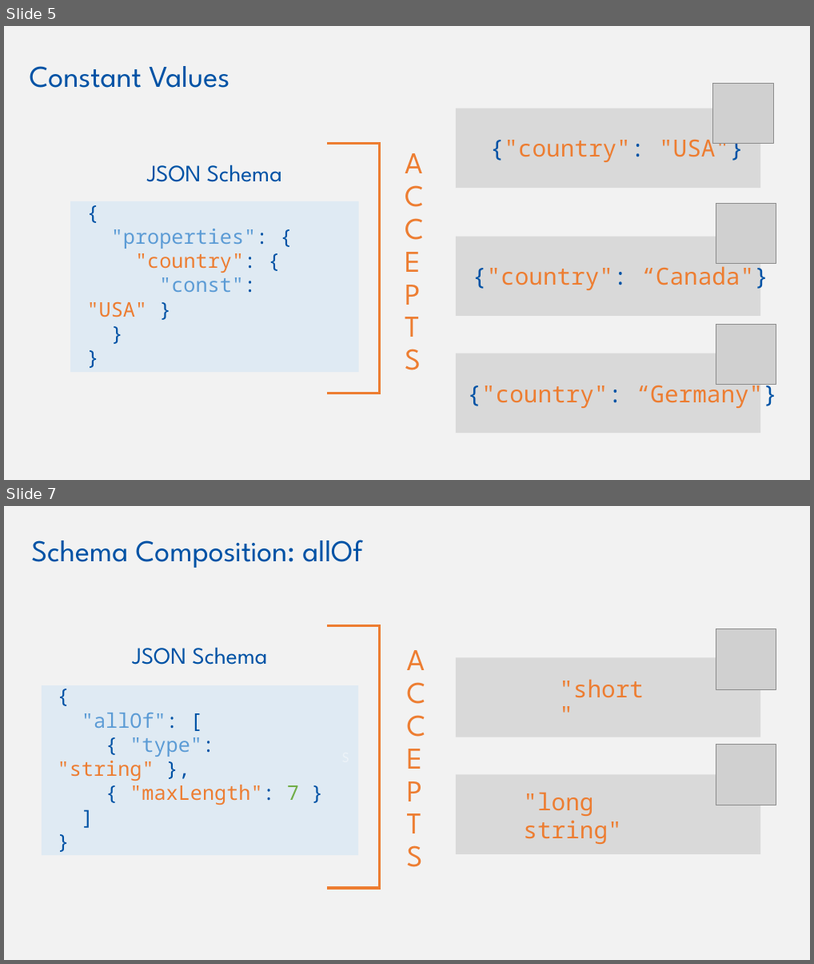
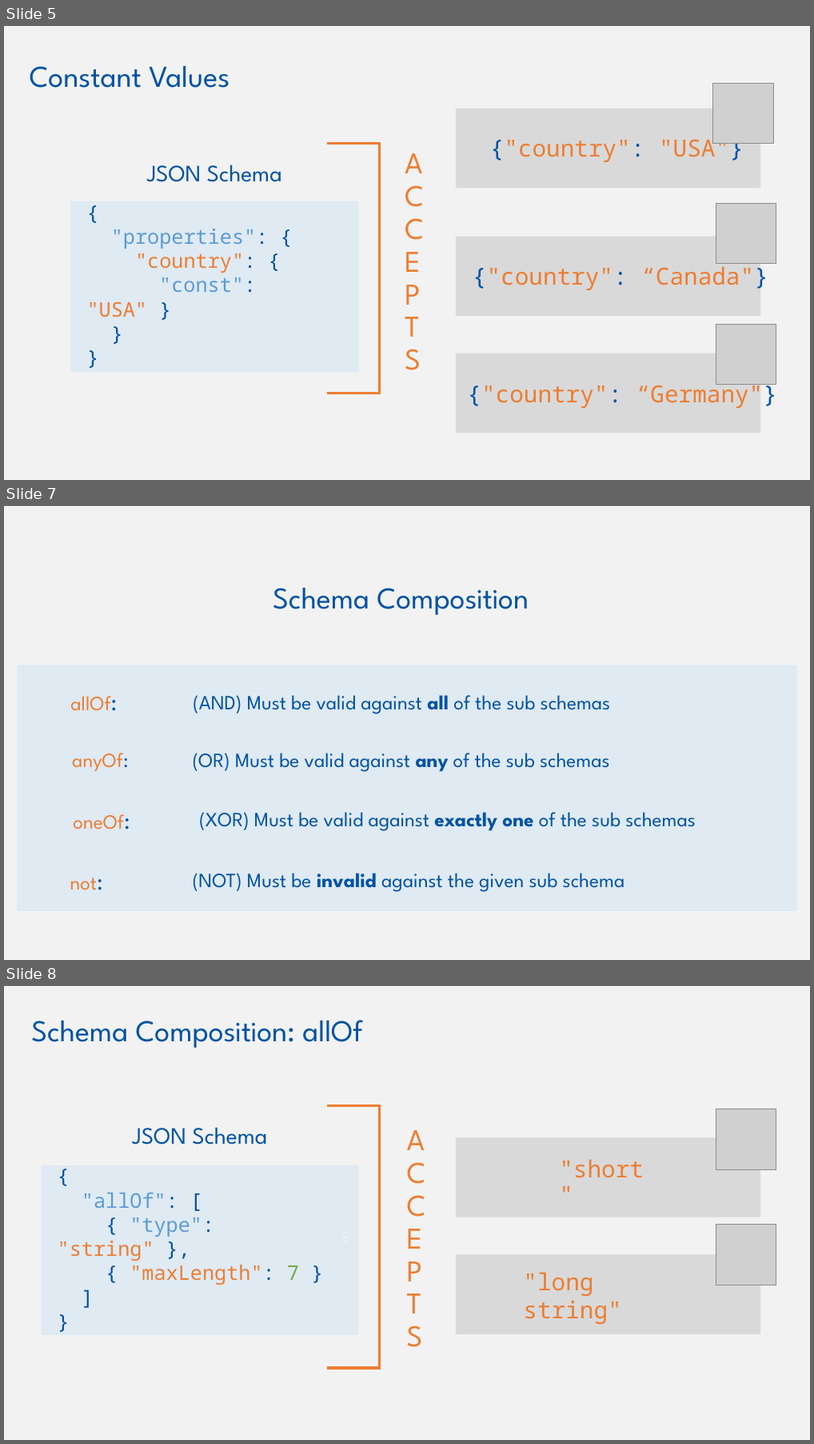
Before and after one commit to w3c/wot-cg, a slide deck: Tutorials/whatiswot/7-JSON_Schema_in_Practice_2/7-JSON_Schema_in_Practice_2.pptx. Shown one above the other, each under a label of ours: slides 5 and 7 before the commit, slides 5, 7 and 8 after it; the slides between them are not shown. The pictures are 814x964 and 814x1444 pixels, drawn with LibreOffice and Linux fonts; fonts in the diff are those of the drawing; grey boxes stand for pictures. Boxes give left, top, right and bottom in pixels: in the first picture for what was removed or moved away, otherwise in the second. Text is boxed around its words. In the diff, an @@ line names an element or a change of style, - is before the commit and + after.

```diff
--- a/Tutorials/whatiswot/7-JSON_Schema_in_Practice_2/7-JSON_Schema_in_Practice_2.pptx
+++ b/Tutorials/whatiswot/7-JSON_Schema_in_Practice_2/7-JSON_Schema_in_Practice_2.pptx
@@ slide 7 added at [4,506,810,960], background #F2F2F2 @@
@@ text added at [273,588,529,615], 36 pt, text #0052A5 @@
+Schema Composition
@@ rectangle added at [18,665,798,911], fill #DFEAF3 @@
@@ text added at [70,696,110,711], 24 pt, text #ED7D31 @@
+allOf:
@@ text added at [193,695,611,714], 24 pt, text #0052A5 @@
+(AND) Must be valid against all of the sub schemas
@@ text added at [72,752,128,772], 24 pt, text #ED7D31 @@
+anyOf:
@@ text added at [193,752,610,772], 24 pt, text #0052A5 @@
+(OR) Must be valid against any of the sub schemas
@@ text added at [73,814,124,829], 24 pt, text #ED7D31 @@
+oneOf:
@@ text added at [199,812,696,831], 24 pt, text #0052A5 @@
+(XOR) Must be valid against exactly one of the sub schemas
@@ text added at [70,877,98,890], 24 pt, text #ED7D31 @@
+not:
@@ text added at [193,872,626,892], 24 pt, text #0052A5 @@
+(NOT) Must be invalid against the given sub schema
@@ what was slide 7 is now slide 8 @@
```
Also in this commit, not shown: 1 slide changed, 5 other files.
